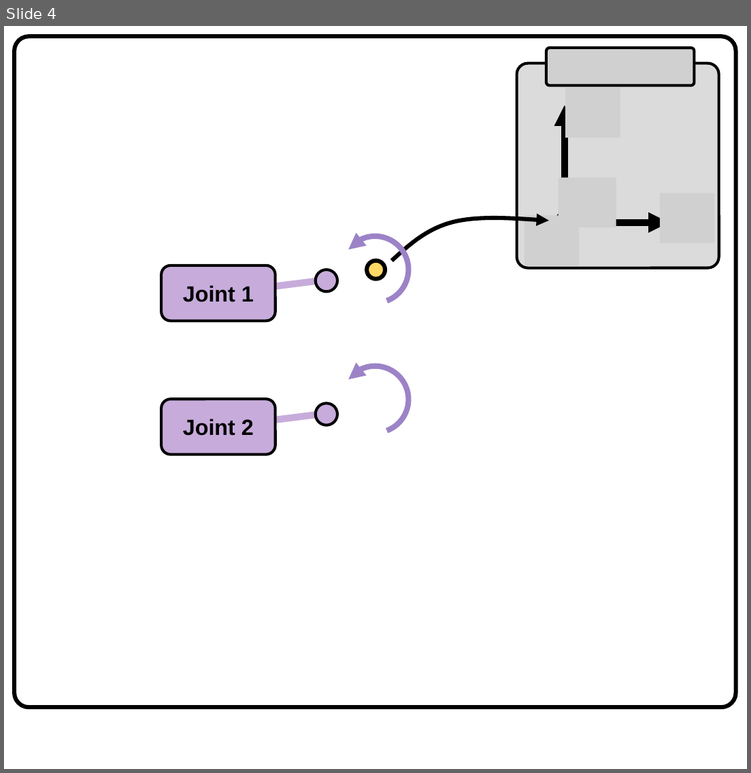
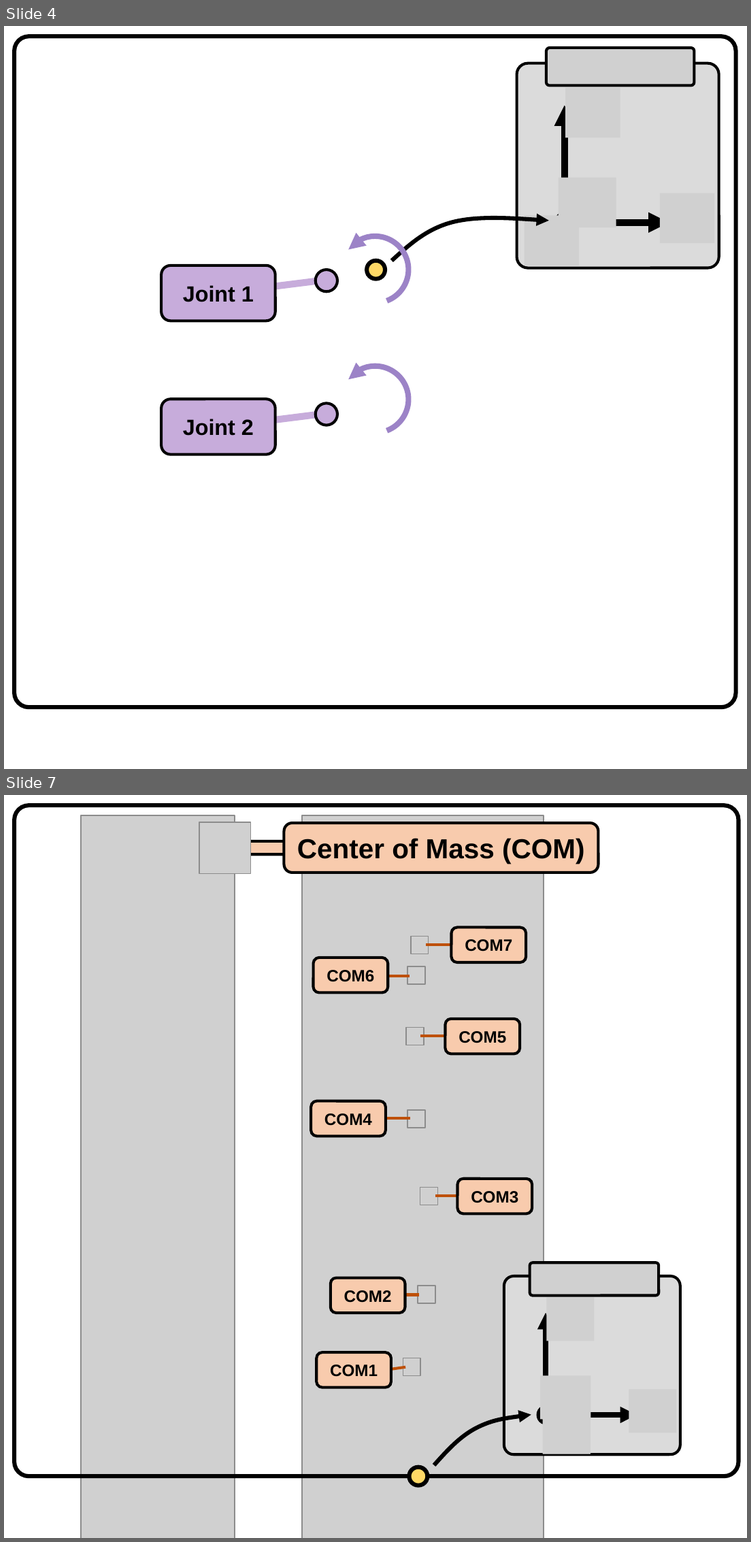
Before and after one commit to explicit-robotics/explicit-robotics.github.io, a slide deck: source/images/images.pptx. Shown one above the other, each under a label of ours: slide 4 before the commit, slides 4 and 7 after it; the slides between them are not shown. The pictures are 751x773 and 751x1542 pixels, drawn with LibreOffice and Linux fonts; fonts in the diff are those of the drawing; grey boxes stand for pictures; background and template pictures are left out. Boxes give left, top, right and bottom in pixels: in the first picture for what was removed or moved away, otherwise in the second. Text is boxed around its words. In the diff, an @@ line names an element or a change of style, - is before the commit and + after.

```diff
--- a/source/images/images.pptx
+++ b/source/images/images.pptx
@@ slide 7 added at (4,795,747,1538), background #FFFFFF @@
@@ rounded rectangle added at (14,805,738,1475), outline #000000 3 pt @@
@@ picture added at (82,816,235,1538) @@
@@ picture added at (199,822,251,873) @@
@@ rounded rectangle added at (284,823,598,873), fill #F8CBAD, outline #000000 2 pt, 20 pt, text #000000, bold @@
+Center of Mass (COM)
@@ picture added at (302,816,544,1538) @@
@@ rounded rectangle added at (229,841,441,854), fill #F8CBAD, outline #000000 2 pt @@
@@ picture added at (411,936,429,953) @@
@@ rounded rectangle added at (451,928,526,962), fill #F8CBAD, outline #000000 2 pt, 12 pt, text #000000, bold @@
+COM7
@@ rounded rectangle added at (313,958,387,992), fill #F8CBAD, outline #000000 2 pt, 12 pt, text #000000, bold @@
+COM6
@@ ellipse added at (412,938,426,951), fill #FFFFFF @@
@@ line added from (426, 945) to (451, 945), #BE5006 2 pt @@
@@ line added from (384, 975) to (410, 975), #BE5006 2 pt @@
@@ picture added at (407,966,425,984) @@
@@ ellipse added at (409,968,423,982), fill #FFFFFF @@
@@ rounded rectangle added at (445,1019,519,1053), fill #F8CBAD, outline #000000 2 pt, 12 pt, text #000000, bold @@
+COM5
@@ picture added at (406,1028,424,1045) @@
@@ ellipse added at (408,1029,422,1043), fill #FFFFFF @@
@@ line added from (420, 1036) to (445, 1036), #BE5006 2 pt @@
@@ rounded rectangle added at (311,1101,385,1136), fill #F8CBAD, outline #000000 2 pt, 12 pt, text #000000, bold @@
+COM4
@@ line added from (385, 1118) to (410, 1118), #BE5006 2 pt @@
@@ picture added at (407,1110,425,1128) @@
@@ rounded rectangle added at (458,1178,532,1213), fill #F8CBAD, outline #000000 2 pt, 12 pt, text #000000, bold @@
+COM3
@@ picture added at (420,1187,438,1205) @@
@@ line added from (436, 1196) to (460, 1196), #BE5006 2 pt @@
@@ rounded rectangle added at (330,1277,405,1312), fill #F8CBAD, outline #000000 2 pt, 12 pt, text #000000, bold @@
+COM2
@@ line added from (384, 1294) to (419, 1294), #BE5006 2 pt @@
@@ picture added at (418,1285,436,1303) @@
@@ rounded rectangle added at (316,1353,390,1387), fill #F8CBAD, outline #000000 2 pt, 12 pt, text #000000, bold @@
+COM1
@@ picture added at (403,1357,421,1375) @@
@@ line added from (376, 1371) to (405, 1366), #BE5006 2 pt @@
@@ freeform shape added at (434,1414,531,1464), outline #000000 3 pt @@
@@ group added at (504,1262,680,1455): 5 pictures, 2 arrows, 1 rounded rectangle, 1 ellipse @@
@@ ellipse added at (409,1466,427,1484), fill #FFD966, outline #000000 3 pt @@
```
Also in this commit, not shown: 2 other slides added, 46 other files.
